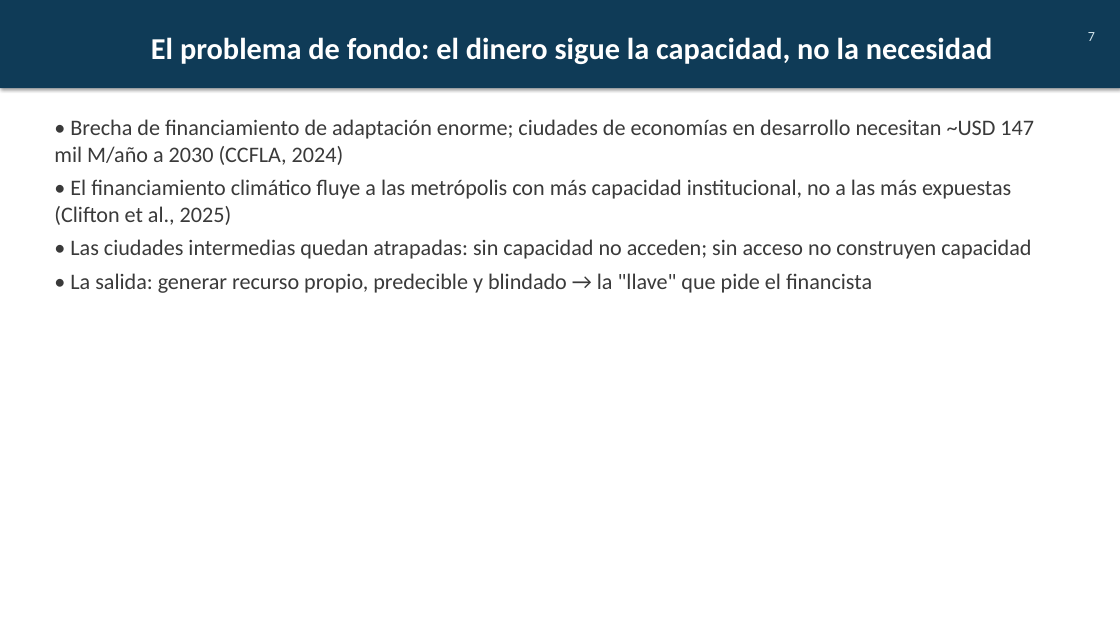
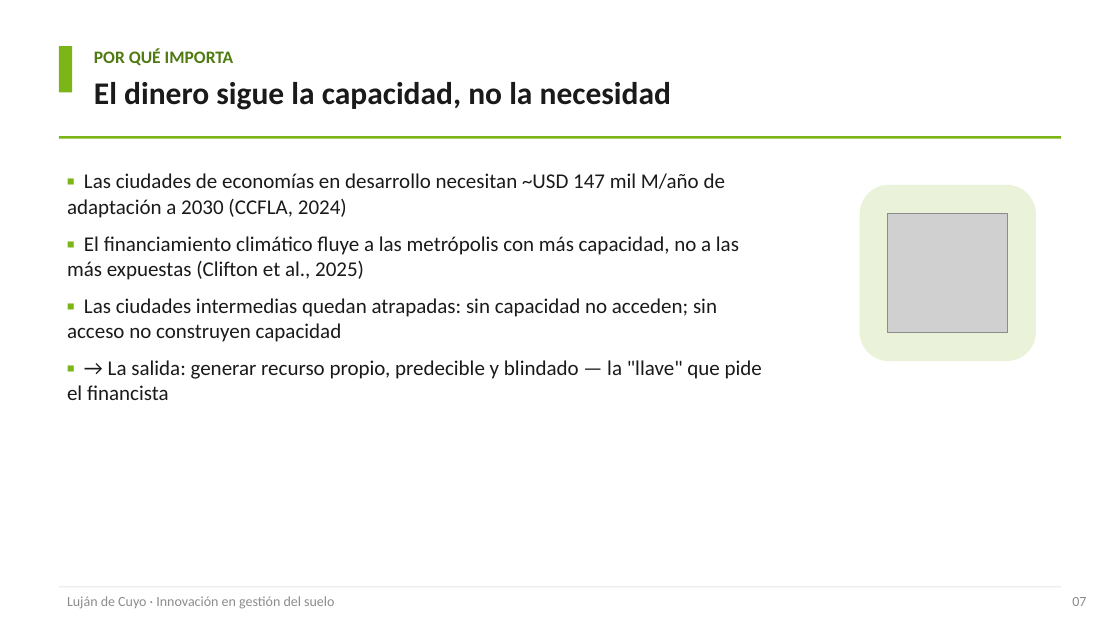
Before and after one commit to cgoytia-droid/cgoytia-droid.github.io, a slide deck: slide 7 of paper/Lujan_de_Cuyo_Gestion_Suelo_Clase.pptx. Drawn at 1120x630 pixels with LibreOffice and Linux fonts; fonts in the diff are those of the drawing; grey boxes stand for pictures. Boxes give left, top, right and bottom in pixels: in the first picture for what was removed or moved away, otherwise in the second. Text is boxed around its words. In the diff, an @@ line names an element or a change of style, - is before the commit and + after.

```diff
--- a/paper/Lujan_de_Cuyo_Gestion_Suelo_Clase.pptx
+++ b/paper/Lujan_de_Cuyo_Gestion_Suelo_Clase.pptx
@@ rectangle added at (59,46,72,92), fill #7CB518 @@
@@ text added at (94,49,234,66), 15 pt, text #4F7A12, bold @@
+POR QUÉ IMPORTA
@@ text removed at (1088,32,1095,41) @@
-7
@@ text "El dinero sigue la capacidad, ...": place and size @@
-text "El dinero sigue la capacidad, ..." at (0,0,1120,88)
+text "El dinero sigue la capacidad, ..." at (94,82,671,110)
@@ text "El dinero sigue la capacidad, ..." at (94,82,671,110): vertical alignment middle to top; fill #0F3B57 to none; shadow off @@
@@ text at (94,82,671,110): text changed; size 26 to 27 pt; text colour #FFFFFF to #1A1A1A @@
-El problema de fondo: el dinero sigue la capacidad, no la necesidad
+El dinero sigue la capacidad, no la necesidad
@@ rectangle added at (59,136,1061,139), fill #7CB518 @@
@@ text at (67,173,762,400): text changed; size 19 to 18 pt; text colour #3A3A3A to #1A1A1A @@
-• Brecha de financiamiento de adaptación enorme; ciudades de economías en desarrollo necesitan ~USD 147 mil M/año a 2030 (CCFLA, 2024)
-• El financiamiento climático fluye a las metrópolis con más capacidad institucional, no a las más expuestas (Clifton et al., 2025)
-• Las ciudades intermedias quedan atrapadas: sin capacidad no acceden; sin acceso no construyen capacidad
-• La salida: generar recurso propio, predecible y blindado → la "llave" que pide el financista
+▪ Las ciudades de economías en desarrollo necesitan ~USD 147 mil M/año de adaptación a 2030 (CCFLA, 2024)
+▪ El financiamiento climático fluye a las metrópolis con más capacidad, no a las más expuestas (Clifton et al., 2025)
+▪ Las ciudades intermedias quedan atrapadas: sin capacidad no acceden; sin acceso no construyen capacidad
+▪ → La salida: generar recurso propio, predecible y blindado — la "llave" que pide el financista
@@ rounded rectangle added at (860,185,1036,361), fill #EAF3DA @@
@@ picture added at (888,213,1008,334) @@
@@ rectangle added at (59,586,1061,587), fill #E6E6E6 @@
@@ text added at (67,596,334,609), 12 pt, text #8C8C8C @@
+Luján de Cuyo · Innovación en gestión del suelo
@@ text added at (1072,597,1086,606), 12 pt, text #8C8C8C @@
+07
```
Also in this commit, not shown: 21 other slides changed, 3 slides added, 6 slides removed, 17 other files.
